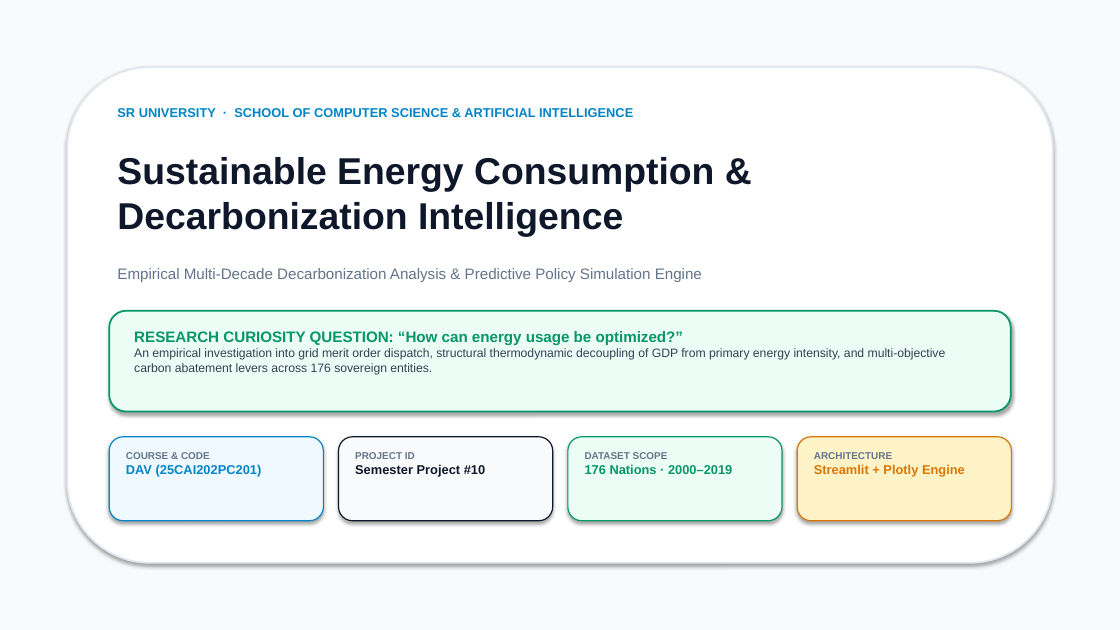
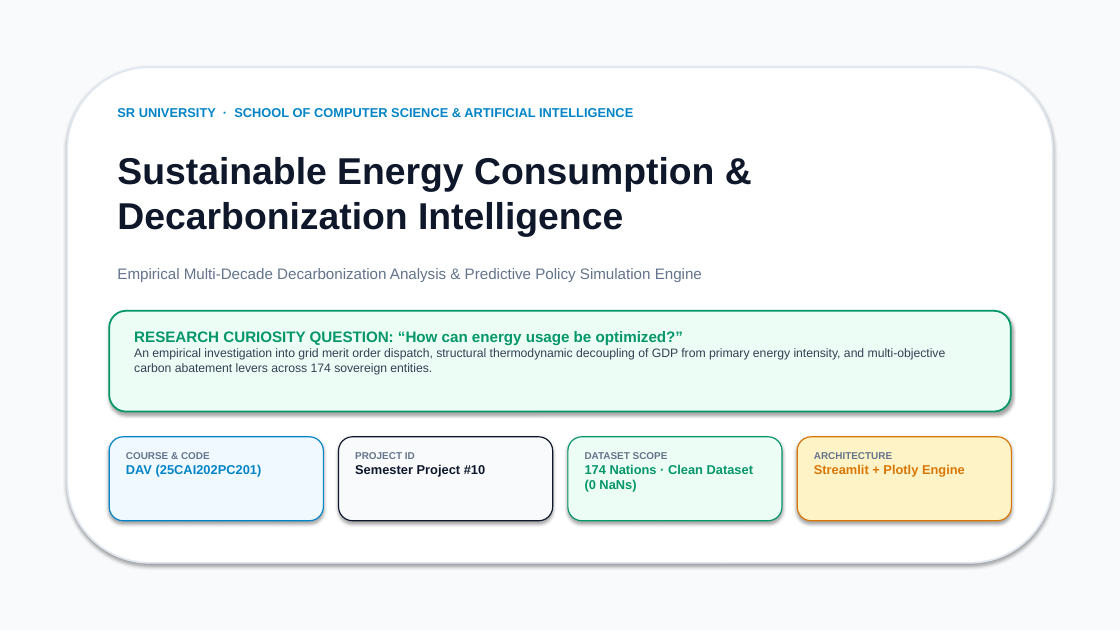
Before and after one commit to RitikChoudhary01/Sustainable-Energy-Consumption, a slide deck: slide 1 of DAV_Project_Presentation.pptx. Drawn at 1120x630 pixels with LibreOffice and Linux fonts; fonts in the diff are those of the drawing. Boxes give left, top, right and bottom in pixels: in the first picture for what was removed or moved away, otherwise in the second. Text is boxed around its words. In the diff, an @@ line names an element or a change of style, - is before the commit and + after.

```diff
--- a/DAV_Project_Presentation.pptx
+++ b/DAV_Project_Presentation.pptx
@@ text at (134,348,946,375): text changed @@
-An empirical investigation into grid merit order dispatch, structural thermodynamic decoupling of GDP from primary energy intensity, and multi-objective carbon abatement levers across 176 sovereign entities.
+An empirical investigation into grid merit order dispatch, structural thermodynamic decoupling of GDP from primary energy intensity, and multi-objective carbon abatement levers across 174 sovereign entities.
@@ text at (585,464,753,492): text changed @@
-176 Nations · 2000–2019
+174 Nations · Clean Dataset (0 NaNs)
```
Also in this commit, not shown: 2 other slides changed, 2 other files.
